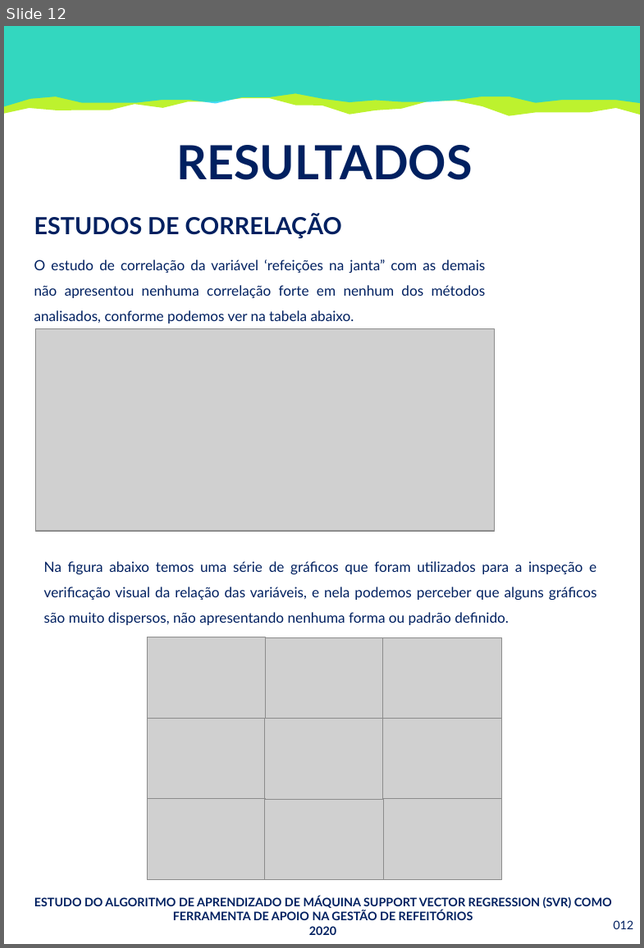
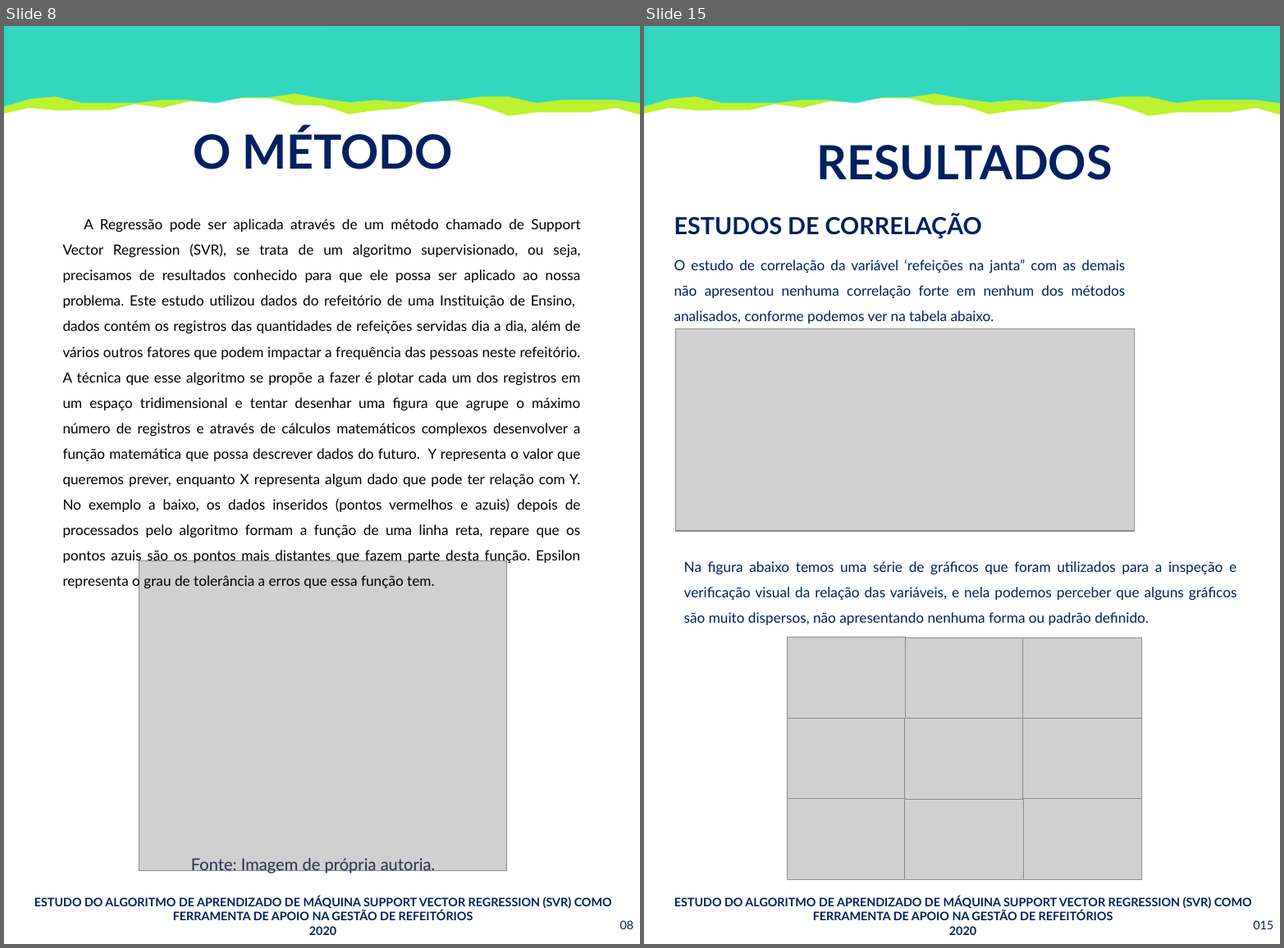
Before and after one commit to SrMartis/TCC1, a slide deck: Relatório Técnico - Revisão.pptx. Shown side by side, each under a label of ours: slide 12 before the commit, slides 8 and 15 after it; the slides between them are not shown. The pictures are 644x948 and 1284x948 pixels, drawn with LibreOffice and Linux fonts; fonts in the diff are those of the drawing; grey boxes stand for pictures. Boxes give left, top, right and bottom in pixels: in the first picture for what was removed or moved away, otherwise in the second. Text is boxed around its words. In the diff, an @@ line names an element or a change of style, - is before the commit and + after.

```diff
--- a/Relatório Técnico - Revisão.pptx
+++ b/Relatório Técnico - Revisão.pptx
@@ slide 8 added at bbox=[4, 26, 640, 944], background #FFFFFF @@
@@ freeform shape added at bbox=[4, 26, 640, 116], fill #AFF000 at 82% opacity @@
@@ freeform shape added at bbox=[4, 26, 640, 107], fill #00CEF6 at 73% opacity @@
@@ text added at bbox=[193, 128, 453, 170], 40 pt, text #002060, bold @@
+O MÉTODO
@@ text added at bbox=[63, 219, 580, 589], 12 pt, text #000000 @@
+A Regressão pode ser aplicada através de um método chamado de Support Vector Regression (SVR), se trata de um algoritmo supervisionado, ou seja, precisamos de resultados conhecido para que ele possa ser aplicado ao nossa problema. Este estudo utilizou dados do refeitório de uma Instituição de Ensino, dados contém os registros das quantidades de refeições servidas dia a dia, além de vários outros fatores que podem impactar a frequência das pessoas neste refeitório. A técnica que esse algoritmo se propõe a fazer é plotar cada um dos registros em um espaço tridimensional e tentar desenhar uma figura que agrupe o máximo número de registros e através de cálculos matemáticos complexos desenvolver a função matemática que possa descrever dados do futuro. Y representa o valor que queremos prever, enquanto X representa algum dado que pode ter relação com Y. No exemplo a baixo, os dados inseridos (pontos vermelhos e azuis) depois de processados pelo algoritmo formam a função de uma linha reta, repare que os pontos azuis são os pontos mais distantes que fazem parte desta função. Epsilon representa o grau de tolerância a erros que essa função tem.
@@ picture added at bbox=[138, 561, 507, 870] @@
@@ text added at bbox=[191, 858, 435, 875], 14 pt, text #28324A @@
+Fonte: Imagem de própria autoria.
@@ text added at bbox=[34, 896, 612, 935], 10 pt, text #002060, bold @@
+ESTUDO DO ALGORITMO DE APRENDIZADO DE MÁQUINA SUPPORT VECTOR REGRESSION (SVR) COMO FERRAMENTA DE APOIO NA GESTÃO DE REFEITÓRIOS
+2020
@@ page number added at bbox=[620, 921, 634, 930], 10 pt, text #002060 @@
+08
@@ what was slide 12 is now slide 15 @@
@@ page number at bbox=[1252, 921, 1273, 930]: text changed @@
-012
+015
```
Also in this commit, not shown: 8 slides changed, 3 other slides added.
